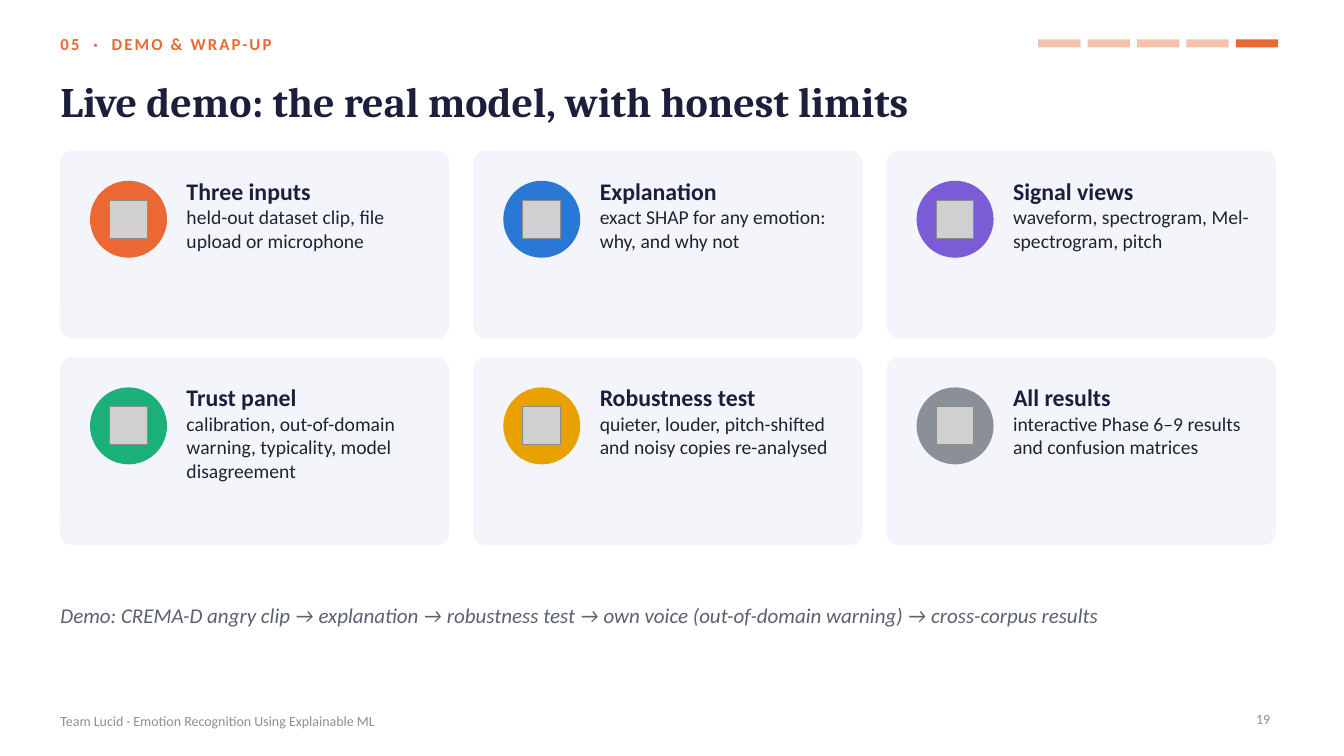
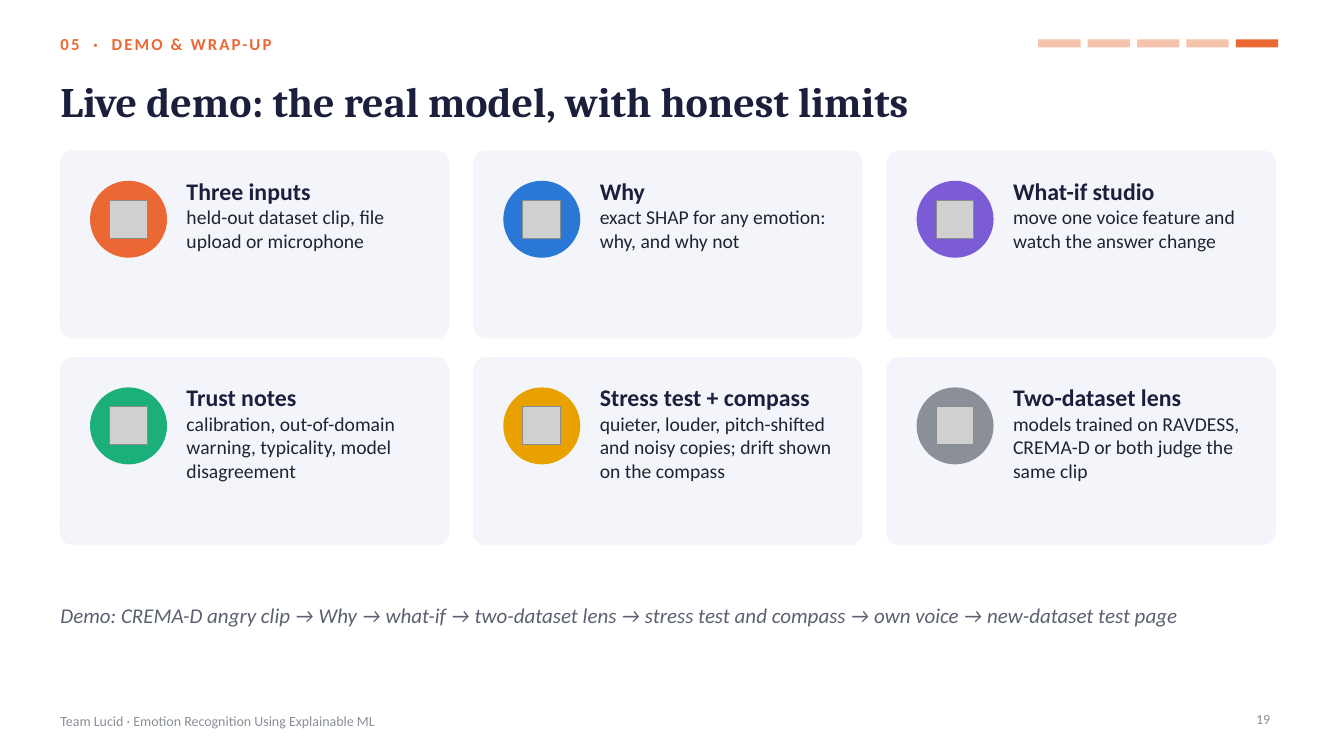
Before and after one commit to shreyashsp25/lucid-speech-emotion-xai, a slide deck: slide 19 of report/Lucid_Final_Presentation.pptx. Drawn at 1344x756 pixels with LibreOffice and Linux fonts; fonts in the diff are those of the drawing; grey boxes stand for pictures. Boxes give left, top, right and bottom in pixels: in the first picture for what was removed or moved away, otherwise in the second. Text is boxed around its words. In the diff, an @@ line names an element or a change of style, - is before the commit and + after.

Commit message:
Final audit: documents match the new app, demo slide updated, small consistency fixes

```diff
--- a/report/Lucid_Final_Presentation.pptx
+++ b/report/Lucid_Final_Presentation.pptx
@@ text at bbox=[600, 183, 645, 204]: text changed @@
-Explanation
+Why
@@ text at bbox=[1013, 183, 1235, 252]: text changed @@
-Signal views
-waveform, spectrogram, Mel-spectrogram, pitch
+What-if studio
+move one voice feature and watch the answer change
@@ text at bbox=[1013, 389, 1239, 481]: text changed @@
-All results
-interactive Phase 6–9 results and confusion matrices
+Two-dataset lens
+models trained on RAVDESS, CREMA-D or both judge the same clip
@@ text at bbox=[186, 390, 296, 406]: text changed @@
-Trust panel
+Trust notes
@@ text at bbox=[600, 390, 832, 481]: text changed @@
-Robustness test
-quieter, louder, pitch-shifted and noisy copies re-analysed
+Stress test + compass
+quieter, louder, pitch-shifted and noisy copies; drift shown on the compass
@@ text at bbox=[60, 608, 1177, 627]: text changed @@
-Demo: CREMA-D angry clip → explanation → robustness test → own voice (out-of-domain warning) → cross-corpus results
+Demo: CREMA-D angry clip → Why → what-if → two-dataset lens → stress test and compass → own voice → new-dataset test page
```
Also in this commit, not shown: 9 other files.
